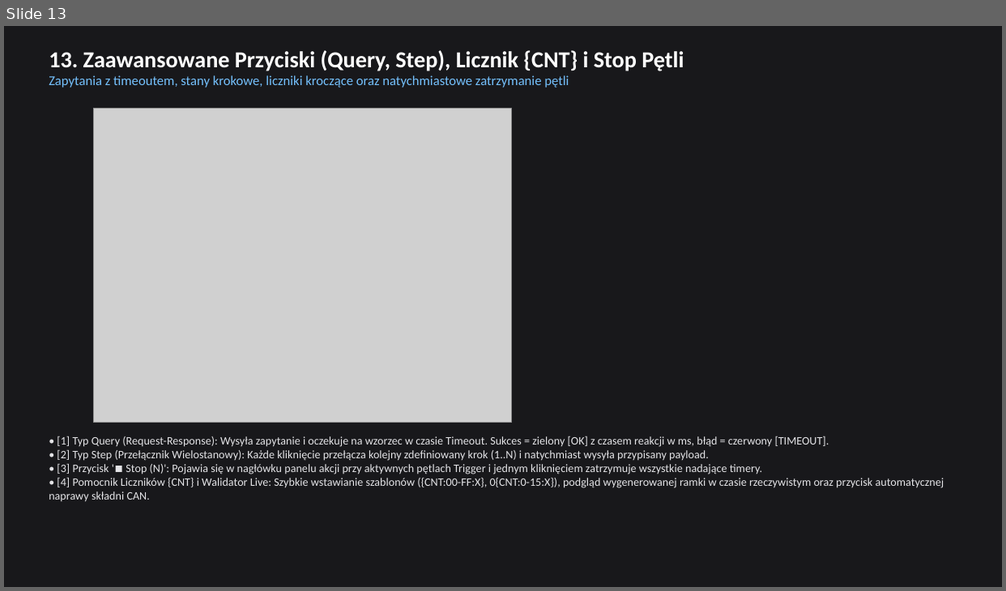
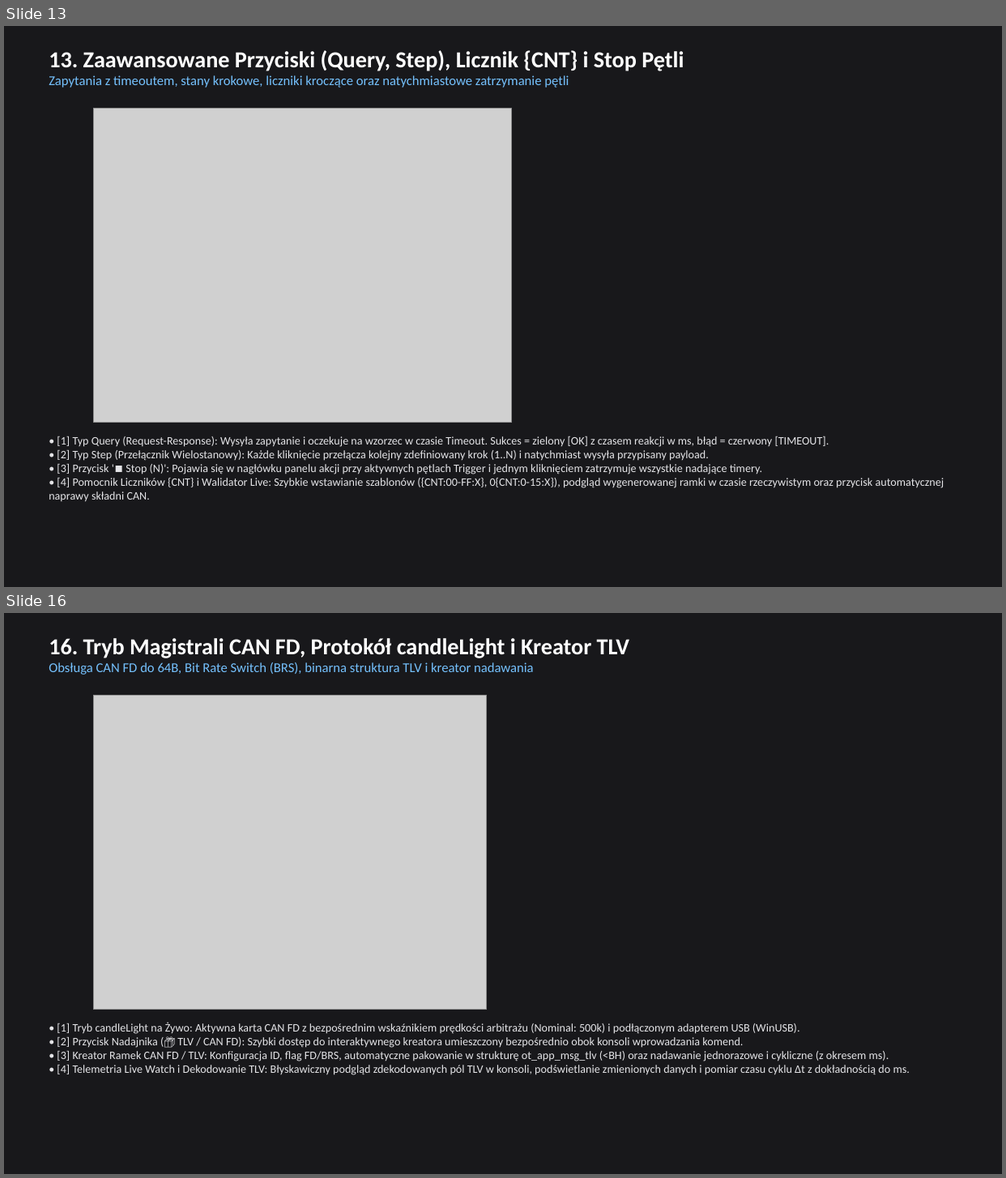
Before and after one commit to hymix/serial_commander, a slide deck: build_docs/Serial_Commander_Prezentacja.pptx. Shown one above the other, each under a label of ours: slide 13 before the commit, slides 13 and 16 after it; the slides between them are not shown. The pictures are 1006x591 and 1006x1178 pixels, drawn with LibreOffice and Linux fonts; fonts in the diff are those of the drawing; grey boxes stand for pictures. Boxes give left, top, right and bottom in pixels: in the first picture for what was removed or moved away, otherwise in the second. Text is boxed around its words. In the diff, an @@ line names an element or a change of style, - is before the commit and + after.

Commit message:
feat(v1.9.0): pełna obsługa CAN FD (candleLight / gs_usb), protokołu TLV oraz konfiguracji Sample Point
- Dodano natywne wsparcie dla adapterów candleLight / gs_usb (WinUSB / libusb) obok slcan
- Zaimplementowano hybrydową obsługę ramek Klasycznych CAN 2.0 (do 8 B) oraz CAN FD (do 64 B, BRS)
- Dodano kreator binarnych ramek TLV (ot_app_msg_tlv) do 64 B w edytorze przycisków
- Skonfigurowano domyślny Sample Point 80.0% (standard CiA 601-1 dla CAN FD) naprawiający komunikację 500k / 2M
- Dodano wybór Sample Point i dynamiczne blokowanie opcji CAN FD w ConfigEditDialog
- Naprawiono filtrowanie ramek echo TX w CanWorker oraz domyślne wyświetlanie ramek Live Watch w konsoli
- Dodano skrypty diagnostyczne (tests/step1-3), narzędzie Zadig oraz zaktualizowano INSTRUKCJA.md i prezentację

```diff
--- a/build_docs/Serial_Commander_Prezentacja.pptx
+++ b/build_docs/Serial_Commander_Prezentacja.pptx
@@ slide 16 added at [4,613,1002,1174], background #18181B @@
@@ text added at [49,638,629,675], 13 pt, text #74C0FC @@
+16. Tryb Magistrali CAN FD, Protokół candleLight i Kreator TLV
+Obsługa CAN FD do 64B, Bit Rate Switch (BRS), binarna struktura TLV i kreator nadawania
@@ picture added at [94,696,487,1010] @@
@@ text added at [57,1022,910,1076], 11 pt, text #E4E4E7 @@
+• [1] Tryb candleLight na Żywo: Aktywna karta CAN FD z bezpośrednim wskaźnikiem prędkości arbitrażu (Nominal: 500k) i podłączonym adapterem USB (WinUSB).
+• [2] Przycisk Nadajnika (📦 TLV / CAN FD): Szybki dostęp do interaktywnego kreatora umieszczony bezpośrednio obok konsoli wprowadzania komend.
+• [3] Kreator Ramek CAN FD / TLV: Konfiguracja ID, flag FD/BRS, automatyczne pakowanie w strukturę ot_app_msg_tlv (<BH) oraz nadawanie jednorazowe i cykliczne (z okresem ms).
+• [4] Telemetria Live Watch i Dekodowanie TLV: Błyskawiczny podgląd zdekodowanych pól TLV w konsoli, podświetlanie zmienionych danych i pomiar czasu cyklu Δt z dokładnością do ms.
```
Also in this commit, not shown: 2 other slides added, 14 other files.
